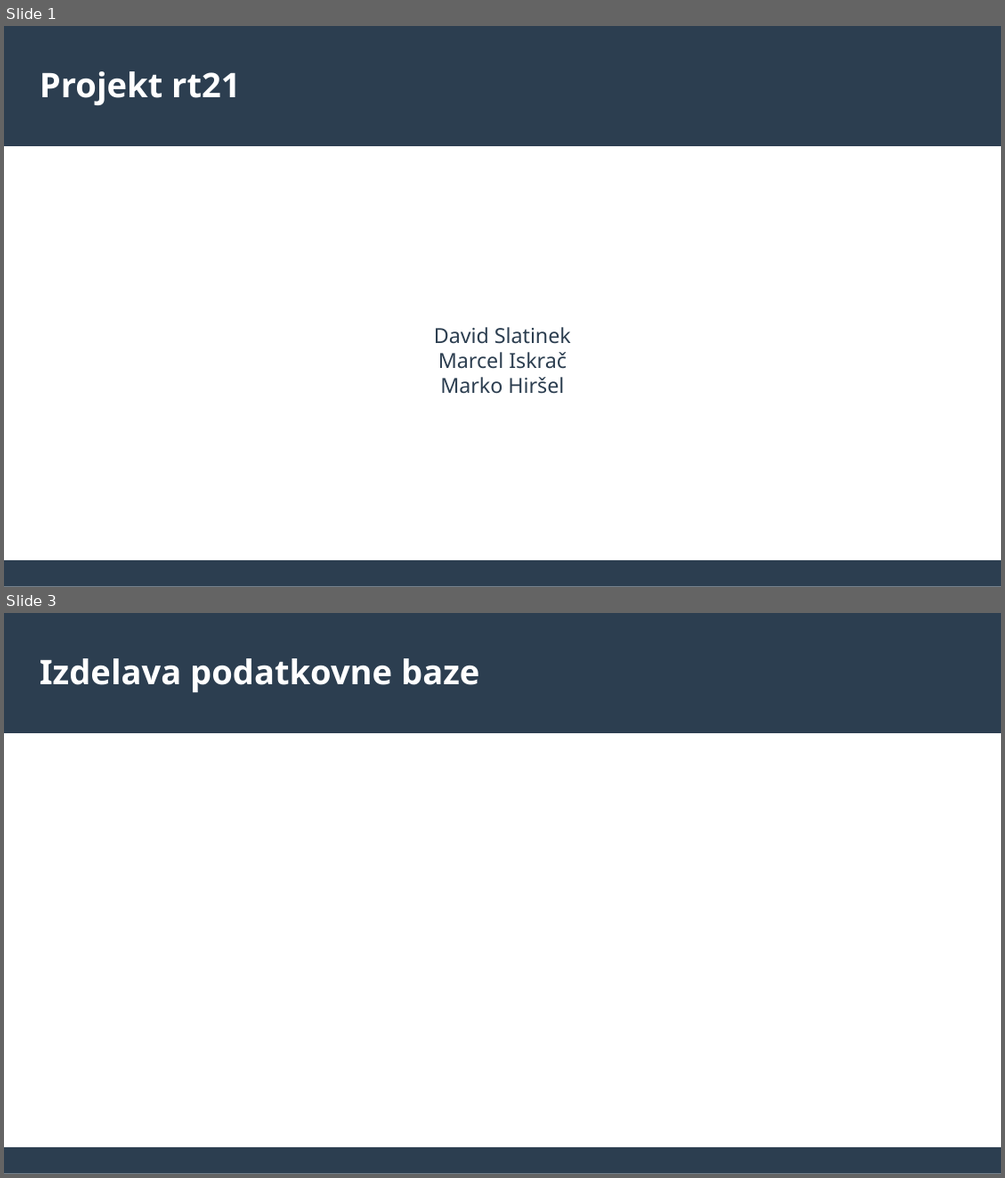
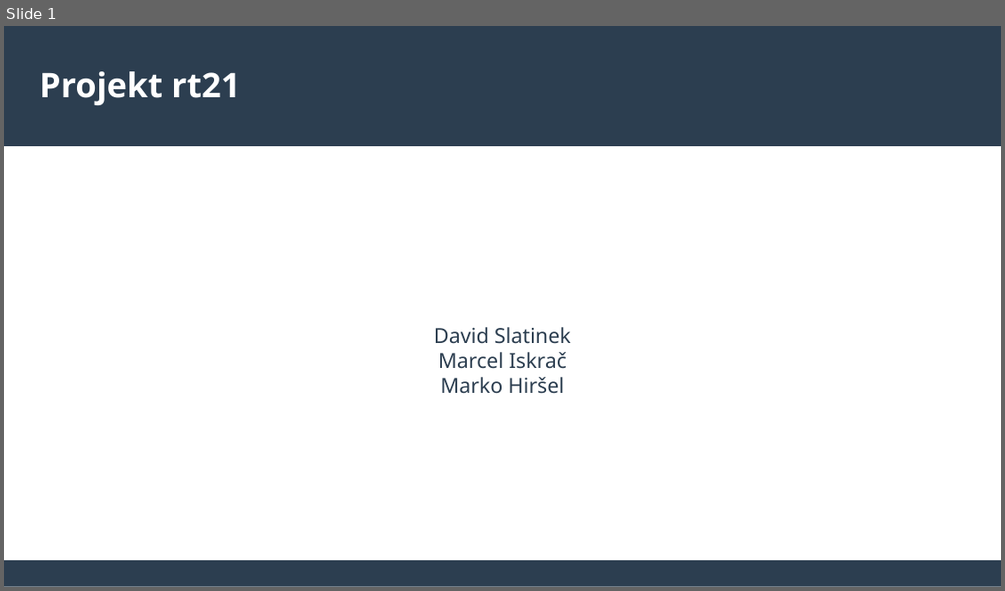
Before and after one commit to david-slatinek/rt21, a slide deck: documents/presentation.odp. Shown one above the other, each under a label of ours: slides 1 and 3 before the commit, slide 1 after it; the slides between them are not shown. The pictures are 1005x1178 and 1005x591 pixels, drawn with LibreOffice and Linux fonts; fonts in the diff are those of the drawing. Boxes give left, top, right and bottom in pixels: in the first picture for what was removed or moved away, otherwise in the second. Text is boxed around its words. In the diff, an @@ line names an element or a change of style, - is before the commit and + after.

```diff
--- a/documents/presentation.odp
+++ b/documents/presentation.odp
@@ slide 3 removed at <box>4,613,1001,1174</box>, background #FFFFFF; not listed: 2 template elements that a slide beside it also shows @@
@@ title removed at <box>40,658,479,692</box> @@
-Izdelava podatkovne baze
```
Also in this commit, not shown: 5 slides added, 4 other slides removed, 4 other files.
